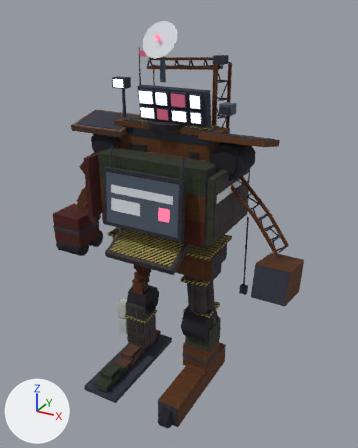
A saved change to the glTF model game/art/placeholder/bosses/junk_mech.glb.
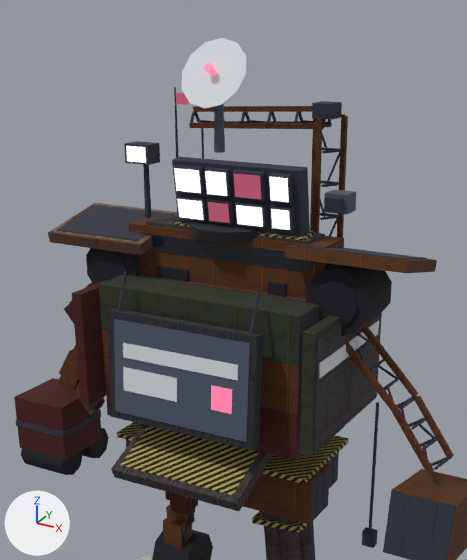
There are two pictures of each version: one whole from a 50 mm camera at (24.8, -43.0, 40.9) aimed at (1.3, -0.3, 19.5), one close up on the part from 13% to 83% of the width and 0% to 67% of the height. The lights are fixed; the arrows at lower left show +X, +Y and +Z. The older version's two pictures come first. Vertices at exactly the same position are counted once.

The scene before the commit, as lines of its bpy script (objects in view):
```python
ob_junk_mech_body = bpy.data.objects.new('junk_mech_body', me_junk_mech_body)
ob_junk_mech_body.location = (0.0, 0.0, 0.0)
ob_plate_chest_front = bpy.data.objects.new('plate_chest_front', me_plate_chest_front)
ob_plate_chest_front.location = (0.0, 0.0, 0.0)
ob_plate_flank_l = bpy.data.objects.new('plate_flank_l', me_plate_flank_l)
ob_plate_flank_l.location = (0.0, 0.0, 0.0)
# also in view: 'plate_belly' at (0.0, -3.9, 18.4); 'floodlights' at (-0.7, -1.3, 32.5); 'plate_shoulder_l' at (7.6, 0.0, 29.4); 'plate_shoulder_r' at (-7.6, 0.0, 29.4); 'plate_flank_r' at (-7.0, -0.3, 23.5)
```
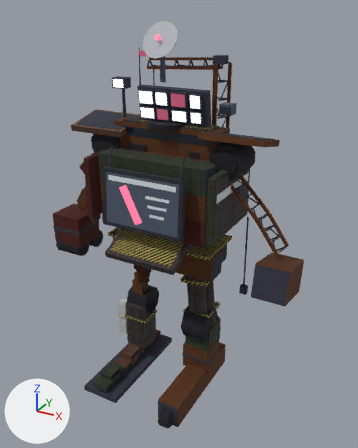
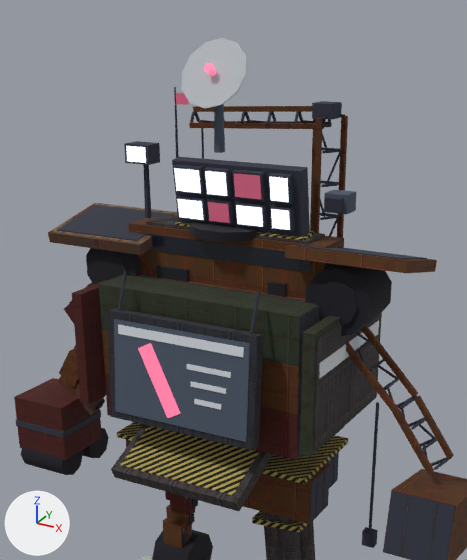
Location of each change, [x1, y1, x2, y2] in pixels of the close-ups (467 x 560 px; the box of a moved part takes in the faces that stretch with it):
part 1 of me_junk_mech_body, recoloured: [182, 38, 246, 109] in both
part 2 of me_plate_chest_front, added: after [118, 325, 244, 357]
part 3 of me_plate_chest_front, added: after [194, 399, 221, 410]
part 4 of me_plate_chest_front, deleted: before [123, 367, 177, 402]
part 5 of me_plate_chest_front, moved or reshaped: before [123, 343, 238, 414]; after [138, 343, 231, 418]

Diff of the bpy script that builds the scene:
```diff
--- a/game/art/placeholder/bosses/junk_mech.glb.py
+++ b/game/art/placeholder/bosses/junk_mech.glb.py
@@ mat_dish_face_off_white @@
+mat_dish_face_off_white = principled_material('dish_face_off_white')
+mat_dish_face_off_white.base_color = (0.456, 0.485, 0.521)  # light grey #b4b9bf
+mat_dish_face_off_white.roughness = 0.7
@@ me_junk_mech_body @@
 me_junk_mech_body.from_pydata(...)  # 2872 vertices, 4492 faces; spans x -14.9..14.5, y -9.6..7.8, z 0.0..39.6
 # used by ob_junk_mech_body; location = (0.0, 0.0, 0.0)
+# me_junk_mech_body part 1: all 44 faces that had it switch from mat_stencil_white (light grey #d9dee4) to mat_dish_face_off_white (light grey #b4b9bf)
 me_junk_mech_body.materials.append(mat_signals_slate)
@@ me_plate_chest_front @@
 # used by ob_plate_chest_front; location = (0.0, 0.0, 0.0)
-me_plate_chest_front.from_pydata(...)  # 64 vertices, 100 faces; spans x -4.5..4.5, y -5.74..-4.17, z 20.29..28.28
+me_plate_chest_front.from_pydata(...)  # 80 vertices, 124 faces; spans x -4.5..4.5, y -5.75..-4.17, z 20.29..28.28
+# me_plate_chest_front part 2: the loose piece of 8 vertices spanning x -4.5..4.5, y -5.71..-4.69, z 20.29..26.31 is copied, and the copy is scaled about its middle by (0.844, 0.0833, 0.0833), then moved by (0.0, -0.22, 2.12), in mat_stencil_white (light grey #d9dee4); it spans x -3.8..3.8, y -5.46..-5.38, z 25.17..25.67
+# me_plate_chest_front part 3: the loose piece of 8 vertices spanning x -4.5..4.5, y -5.71..-4.69, z 20.29..26.31 is copied, and the copy is scaled about its middle by (0.178, 0.0713, 0.0467), then moved by (1.8, -0.44, -0.97), in mat_stencil_white (light grey #d9dee4); it spans x 1.0..2.6, y -5.67..-5.6, z 22.19..22.47
+# me_plate_chest_front part 4: the loose piece of 8 vertices spanning x -3.5..-0.1, y -5.68..-5.54, z 22.08..23.38 is deleted
+# me_plate_chest_front part 5
+# 16 vertices are removed from x -3.5..3.5, y -5.68..-5.45, z 22.08..24.72
+# 24 faces are deleted
+# 14 vertices are added at x -2.54..3.1, y -5.75..-5.43, z 21.06..25.0
+# 10 new vertices lie (0.0, 0.05, -0.01) away from vertices in x -0.66..3.1, y -5.75..-5.53, z 21.06..24.27
+# 24 new faces join them, mat_stencil_white (light grey #d9dee4)
+# 12 new faces join them, mat_lamp_pink_red (red #e8456a, glowing red #f37695)
 me_plate_chest_front.materials.append(mat_signals_slate)
```
